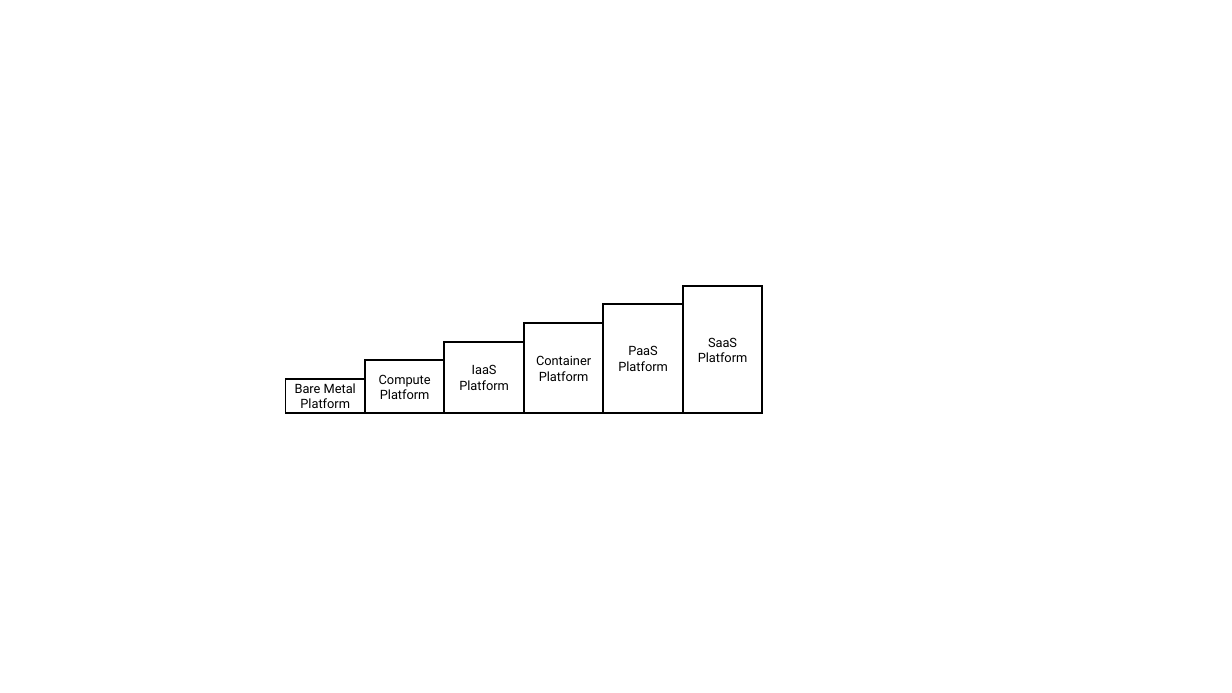
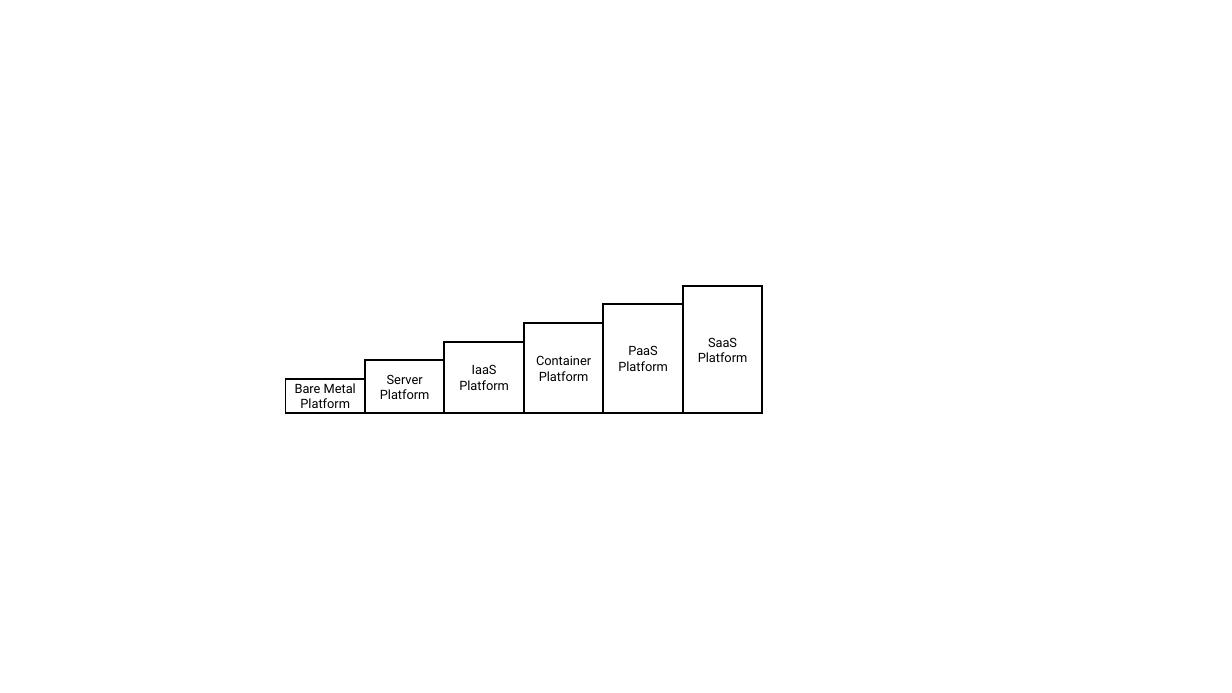
Before and after one commit to oasis-open/tosca-community-contributions, a slide deck: slide 1 of profiles/community/tosca/abstract/platform/sources/platforms.pptx. Drawn at 1232x693 pixels with LibreOffice and Linux fonts; fonts in the diff are those of the drawing. Boxes give left, top, right and bottom in pixels: in the first picture for what was removed or moved away, otherwise in the second. Text is boxed around its words. In the diff, an @@ line names an element or a change of style, - is before the commit and + after.

```diff
--- a/profiles/community/tosca/abstract/platform/sources/platforms.pptx
+++ b/profiles/community/tosca/abstract/platform/sources/platforms.pptx
@@ text in rectangle at box(387, 374, 423, 384): text changed @@
-Compute
+Server
```
Also in this commit, not shown: 6 other slides changed, 2 slides added, 15 other files.
